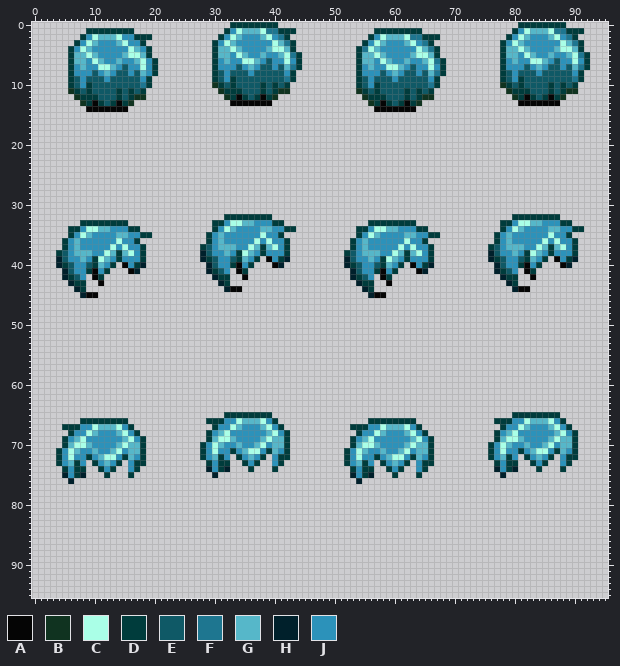
Two states of a sprite sheet, graphics/sprites/hair/male_hair1.png. Above: the version before the commit.
The file is 96x96 pixels. Colours within 5 levels of each other are drawn and written as one.
Palette (. is transparent): A #050505  B #103320  C #aaffe7  D #003c3c  E #0f5966  F #1e7690  G #56b7c9  H #00202b  J #2c92ba
Now the later version:
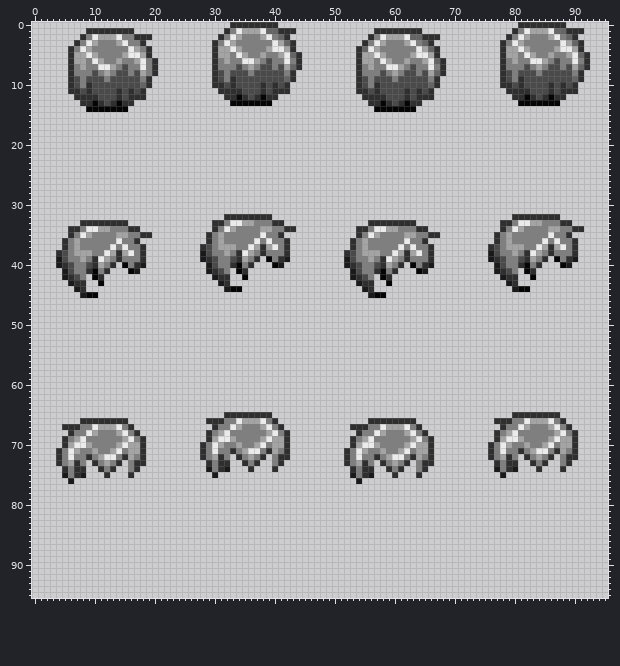
The author wrote: dynamic hair, just for the lulz
The exact change:
@@ palette @@
-C #aaffe7
+C #ebebeb
-D #003c3c
+D #2f2f2f
-E #0f5966
+E #4a4a4a
-F #1e7690
+F #656565
-G #56b7c9
+G #a4a4a4
-H #00202b
+H #1a1a1a
-J #2c92ba
+J #7f7f7f
@@ x 0..95 @@
  9 ......DEJEEEJEEEEEJD..........DEJDEEEEEEEEFD..........DEJEEEJEEEEEJD..........DEJDEEEEEEEEFD....
-10 ......DEJDEEEEEEEEFD..........BDEDEEEEDEDED...........DEJDEEEEEEEEFD..........BDEDEEEEDEDED.....
-11 ......BDEDEEEEDEDED............BDDDEEEDEDBB...........BDEDEEEEDEDED............BDDDEEEDEDBB.....
-12 .......BDDDEEEDEDBB.............BDADEDADB..............BDDDEEEDEDBB.............BDADEDADB.......
-13 ........BDADEDADB................AAAAAAA................BDADEDADB................AAAAAAA........
+10 ......DEJDEEEEEEEEFD..........DDEDEEEEDEDED...........DEJDEEEEEEEEFD..........DDEDEEEEDEDED.....
+11 ......DDEDEEEEDEDED............DDDDEEEDEDDD...........DDEDEEEEDEDED............DDDDEEEDEDDD.....
+12 .......DDDDEEEDEDDD.............DDADEDADD..............DDDDEEEDEDDD.............DDADEDADD.......
+13 ........DDADEDADD................AAAAAAA................DDADEDADD................AAAAAAA........
 14 .........AAAAAAA.........................................AAAAAAA................................
